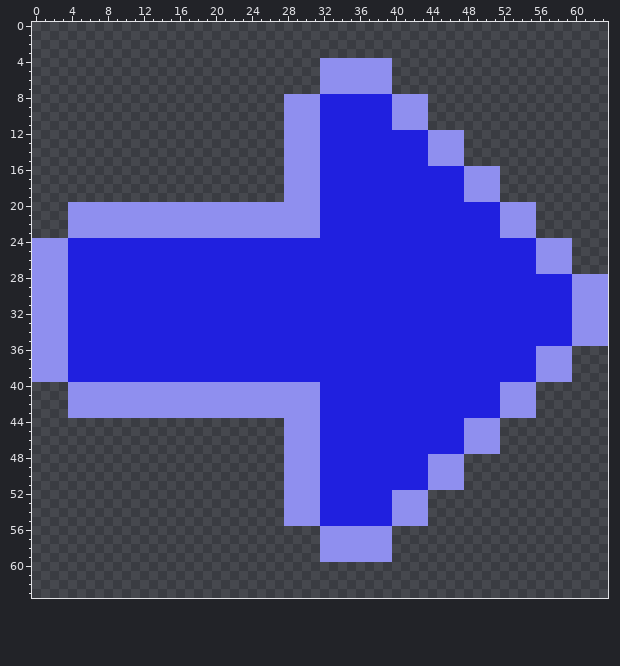
Two versions of one pixel-art sprite, assets/flecha-derecha.png. Above, as it was before the edit.
The file is 64x64 pixels. Pixels under 10% opacity are left out.
After:
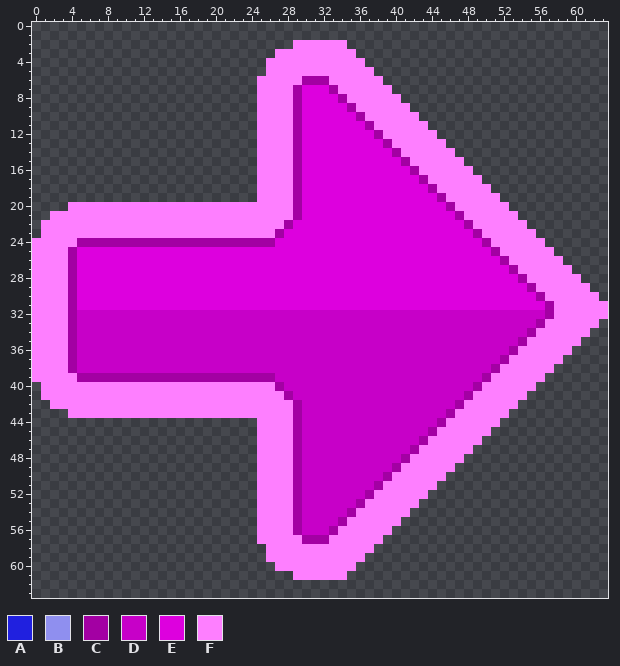
Palette (. is transparent): A #2020df  B #8f8fef  C #a300a3  D #c700c8  E #dd00de  F #fe7fff
Author's note on the commit: nuevos assets de flechas
What changed:
Changed rows in their new state; - is an unchanged pixel.
first column x 0:
 2 -----------------------------FFFFFF-----------------------------
 3 ---------------------------FFFFFFFFF----------------------------
 4 --------------------------FFFFFFFFFFF...------------------------
 5 --------------------------FFFFFFFFFFFF..------------------------
 6 -------------------------FFFFFCCCFFFFFF.------------------------
 7 -------------------------FFFFCEEECFFFFFF------------------------
 8 -------------------------FFFFCEEEECFFFFFF...--------------------
 9 -------------------------FFFFCEEEEECFFFFFF..--------------------
10 -------------------------FFFFCEEEEEECFFFFFF.--------------------
11 -------------------------FFFFCEEEEEEECFFFFFF--------------------
12 -------------------------FFFFCEEEEEEEECFFFFFF...----------------
13 -------------------------FFFFCEEEEEEEEECFFFFFF..----------------
14 -------------------------FFFFCEEEEEEEEEECFFFFFF.----------------
15 -------------------------FFFFCEEEEEEEEEEECFFFFFF----------------
16 -------------------------FFFFCEEEEEEEEEEEECFFFFFF...------------
17 -------------------------FFFFCEEEEEEEEEEEEECFFFFFF..------------
18 -------------------------FFFFCEEEEEEEEEEEEEECFFFFFF.------------
19 -------------------------FFFFCEEEEEEEEEEEEEEECFFFFFF------------
20 ----FFFFFFFFFFFFFFFFFFFFFFFFFCEEEEEEEEEEEEEEEECFFFFFF...--------
21 --FFFFFFFFFFFFFFFFFFFFFFFFFFFCEEEEEEEEEEEEEEEEECFFFFFF..--------
22 -FFFFFFFFFFFFFFFFFFFFFFFFFFFCEEEEEEEEEEEEEEEEEEECFFFFFF.--------
23 -FFFFFFFFFFFFFFFFFFFFFFFFFFCEEEEEEEEEEEEEEEEEEEEECFFFFFF--------
24 FFFFFCCCCCCCCCCCCCCCCCCCCCCEEEEEEEEEEEEEEEEEEEEEEECFFFFFF...----
25 FFFFCEEEEEEEEEEEEEEEEEEEEEEEEEEEEEEEEEEEEEEEEEEEEEECFFFFFF..----
26 FFFFCEEEEEEEEEEEEEEEEEEEEEEEEEEEEEEEEEEEEEEEEEEEEEEECFFFFFF.----
27 FFFFCEEEEEEEEEEEEEEEEEEEEEEEEEEEEEEEEEEEEEEEEEEEEEEEECFFFFFF----
28 FFFFCEEEEEEEEEEEEEEEEEEEEEEEEEEEEEEEEEEEEEEEEEEEEEEEEECFFFFFF...
29 FFFFCEEEEEEEEEEEEEEEEEEEEEEEEEEEEEEEEEEEEEEEEEEEEEEEEEECFFFFFF..
30 FFFFCEEEEEEEEEEEEEEEEEEEEEEEEEEEEEEEEEEEEEEEEEEEEEEEEEEECFFFFFF.
31 FFFFCEEEEEEEEEEEEEEEEEEEEEEEEEEEEEEEEEEEEEEEEEEEEEEEEEEEECFFFFFF
32 FFFFCDDDDDDDDDDDDDDDDDDDDDDDDDDDDDDDDDDDDDDDDDDDDDDDDDDDDCFFFFFF
33 FFFFCDDDDDDDDDDDDDDDDDDDDDDDDDDDDDDDDDDDDDDDDDDDDDDDDDDDCFFFFFF.
34 FFFFCDDDDDDDDDDDDDDDDDDDDDDDDDDDDDDDDDDDDDDDDDDDDDDDDDDCFFFFFF..
35 FFFFCDDDDDDDDDDDDDDDDDDDDDDDDDDDDDDDDDDDDDDDDDDDDDDDDDCFFFFFF...
36 FFFFCDDDDDDDDDDDDDDDDDDDDDDDDDDDDDDDDDDDDDDDDDDDDDDDDCFFFFFF----
37 FFFFCDDDDDDDDDDDDDDDDDDDDDDDDDDDDDDDDDDDDDDDDDDDDDDDCFFFFFF.----
38 FFFFCDDDDDDDDDDDDDDDDDDDDDDDDDDDDDDDDDDDDDDDDDDDDDDCFFFFFF..----
39 FFFFFCCCCCCCCCCCCCCCCCCCCCCDDDDDDDDDDDDDDDDDDDDDDDCFFFFFF...----
40 -FFFFFFFFFFFFFFFFFFFFFFFFFFCDDDDDDDDDDDDDDDDDDDDDCFFFFFF--------
41 -FFFFFFFFFFFFFFFFFFFFFFFFFFFCDDDDDDDDDDDDDDDDDDDCFFFFFF.--------
42 --FFFFFFFFFFFFFFFFFFFFFFFFFFFCDDDDDDDDDDDDDDDDDCFFFFFF..--------
43 ----FFFFFFFFFFFFFFFFFFFFFFFFFCDDDDDDDDDDDDDDDDCFFFFFF...--------
44 -------------------------FFFFCDDDDDDDDDDDDDDDCFFFFFF------------
45 -------------------------FFFFCDDDDDDDDDDDDDDCFFFFFF.------------
46 -------------------------FFFFCDDDDDDDDDDDDDCFFFFFF..------------
47 -------------------------FFFFCDDDDDDDDDDDDCFFFFFF...------------
48 -------------------------FFFFCDDDDDDDDDDDCFFFFFF----------------
49 -------------------------FFFFCDDDDDDDDDDCFFFFFF.----------------
50 -------------------------FFFFCDDDDDDDDDCFFFFFF..----------------
51 -------------------------FFFFCDDDDDDDDCFFFFFF...----------------
52 -------------------------FFFFCDDDDDDDCFFFFFF--------------------
53 -------------------------FFFFCDDDDDDCFFFFFF.--------------------
54 -------------------------FFFFCDDDDDCFFFFFF..--------------------
55 -------------------------FFFFCDDDDCFFFFFF...--------------------
56 -------------------------FFFFCDDDCFFFFFF------------------------
57 -------------------------FFFFFCCCFFFFFF.------------------------
58 --------------------------FFFFFFFFFFFF..------------------------
59 --------------------------FFFFFFFFFFF...------------------------
60 ---------------------------FFFFFFFFF----------------------------
61 -----------------------------FFFFFF-----------------------------
Boxes around the changes in both pictures, in picture pixels (x1, y1, x2, y2):
changed: (32, 40, 608, 580)
